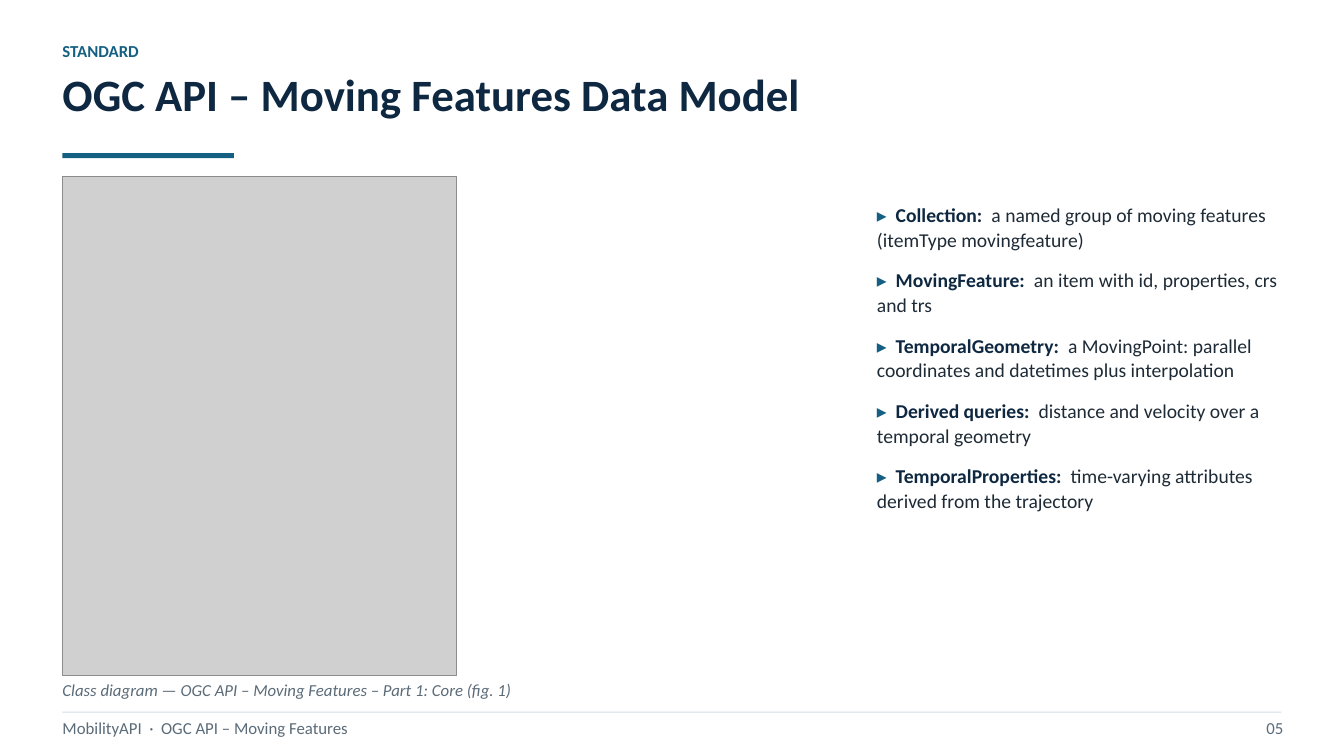
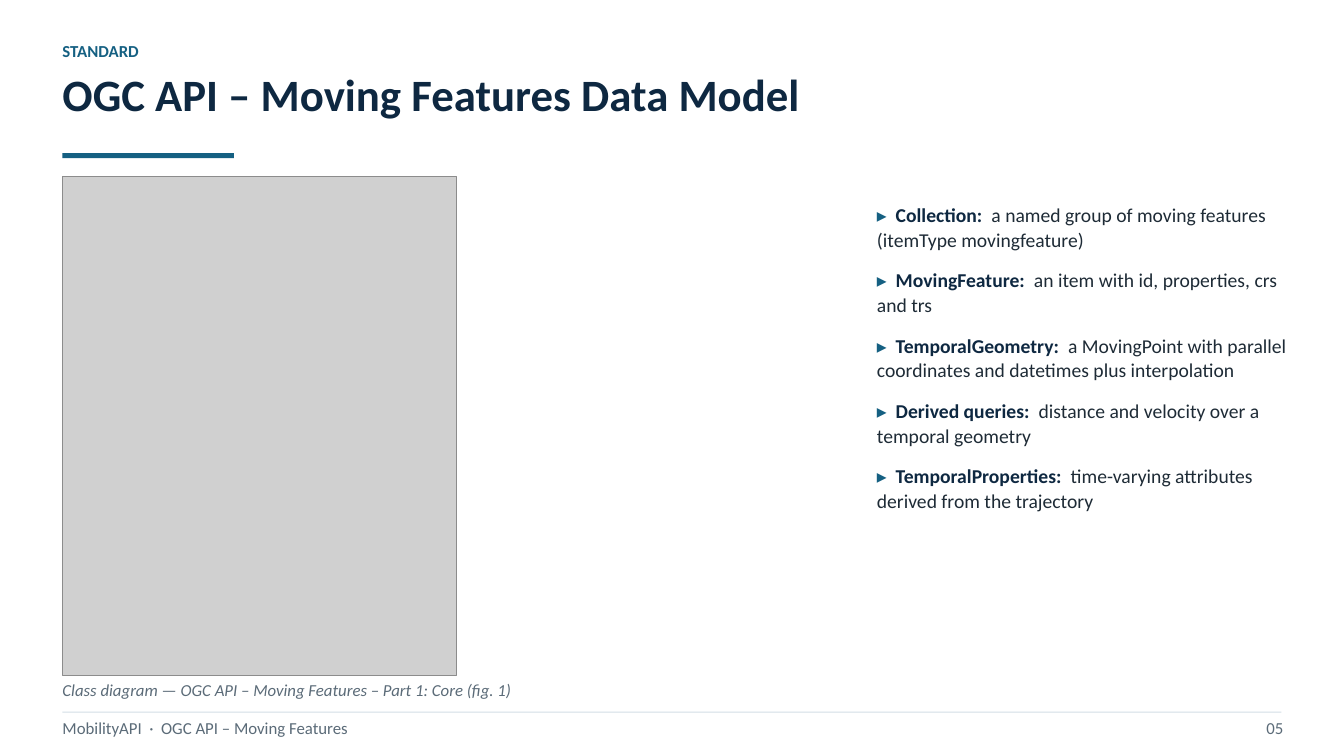
Before and after one commit to MobilityDB/MobilityAPI, a slide deck: slide 5 of MobilityAPIV5.pptx. Drawn at 1344x756 pixels with LibreOffice and Linux fonts; fonts in the diff are those of the drawing; grey boxes stand for pictures. Boxes give left, top, right and bottom in pixels: in the first picture for what was removed or moved away, otherwise in the second. Text is boxed around its words. In the diff, an @@ line names an element or a change of style, - is before the commit and + after.

```diff
--- a/MobilityAPIV5.pptx
+++ b/MobilityAPIV5.pptx
@@ text at box(877, 339, 1286, 380): text changed @@
-▸ TemporalGeometry: a MovingPoint: parallel coordinates and datetimes plus interpolation
+▸ TemporalGeometry: a MovingPoint with parallel coordinates and datetimes plus interpolation
```
Also in this commit, not shown: 16 other slides changed, 2 slides added, 1 slide removed, 1 other file.
